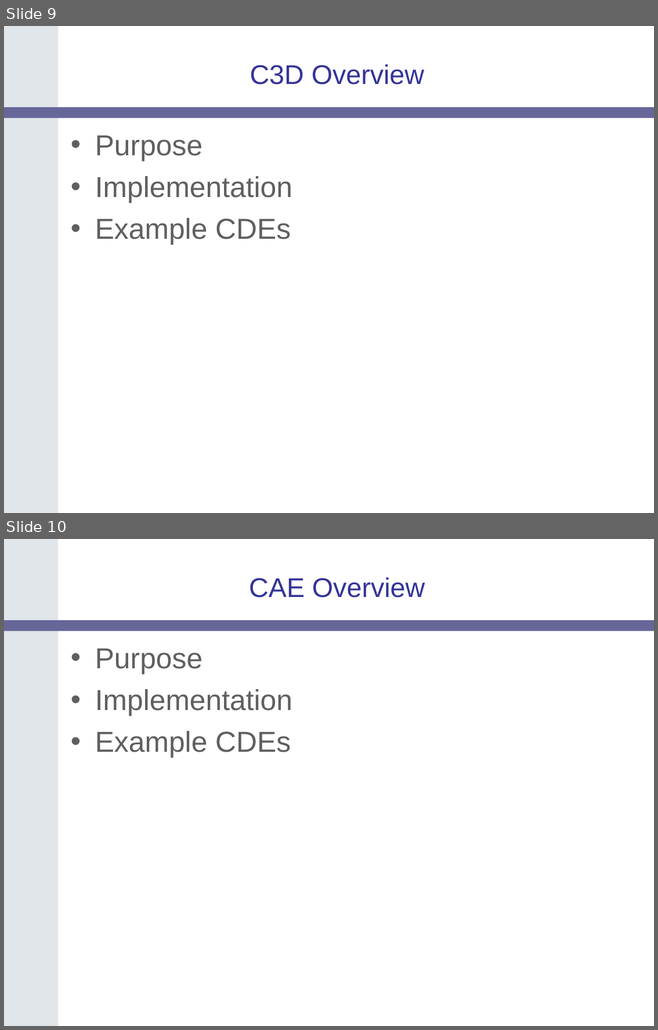
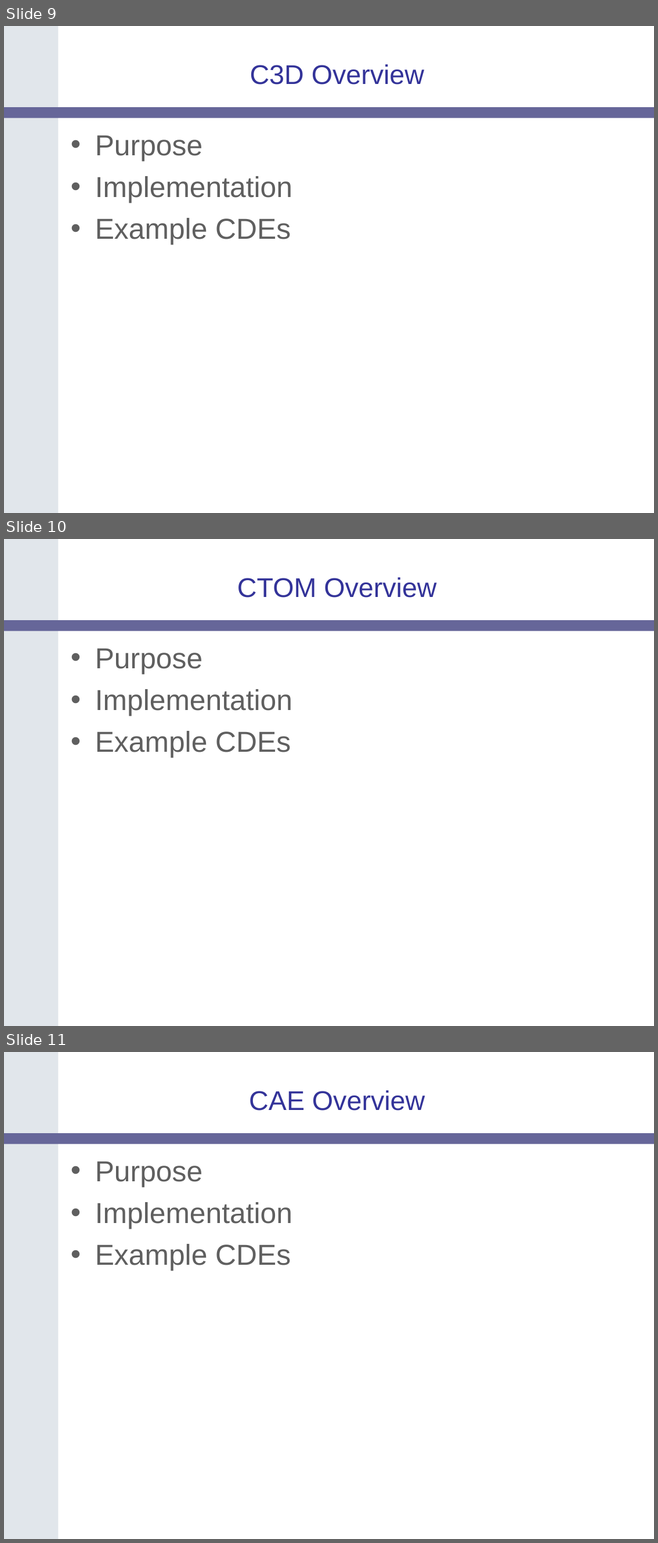
Before and after one commit to NCIP/catrip, a slide deck: catrip/documentation/presentations/catrip_f2f_2006_05/catrip_f2f_introduction_2006_05.ppt. Shown one above the other, each under a label of ours: slides 9 and 10 before the commit, slides 9, 10 and 11 after it. The pictures are 658x1030 and 658x1543 pixels, drawn with LibreOffice and Linux fonts; fonts in the diff are those of the drawing; background and template pictures are left out. Boxes give left, top, right and bottom in pixels: in the first picture for what was removed or moved away, otherwise in the second. Text is boxed around its words. In the diff, an @@ line names an element or a change of style, - is before the commit and + after.

Commit message:
added CTOM
SVN-Revision: 44

```diff
--- a/catrip/documentation/presentations/catrip_f2f_2006_05/catrip_f2f_introduction_2006_05.ppt
+++ b/catrip/documentation/presentations/catrip_f2f_2006_05/catrip_f2f_introduction_2006_05.ppt
@@ slide 10 added at <box>4,539,654,1026</box>, background #FFFFFF; not listed: 2 template elements that a slide beside it also shows @@
@@ title added at <box>237,577,436,598</box>, 30 pt, text #333399 @@
+CTOM Overview
@@ text added at <box>95,648,292,758</box>, 32 pt, text #5F5F5F @@
+• Purpose
+• Implementation
+• Example CDEs
@@ what was slide 10 is now slide 11 @@
```
Also in this commit, not shown: 1 slide changed.
